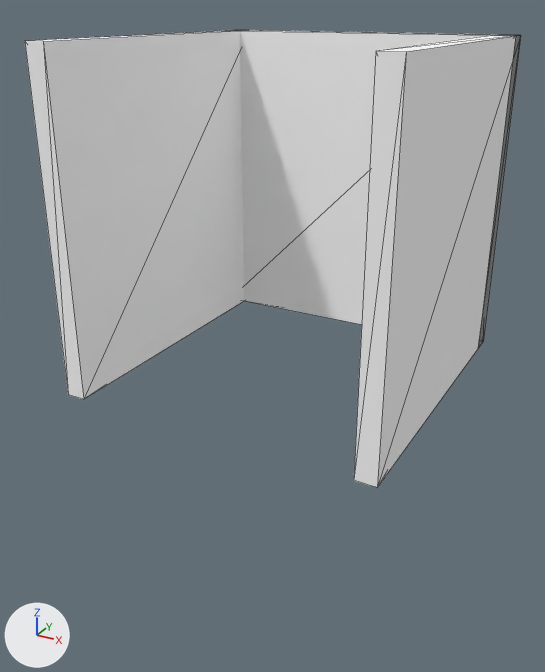
An edit to the glTF model source/models/models/steam/steam_firebox.gltf, drawn before and after from the same camera.
The view is the same before and after, from a 50 mm camera at (10.21, -19.8, 10.83) aimed at (-0.27, -0.75, 1.31). Arrows for +X, +Y and +Z are at lower left; the lights stay in place. Mesh edges are drawn as thin lines. Where no turn or scale is listed for an object, it has been applied to the vertices. Vertices at the same position are counted once.
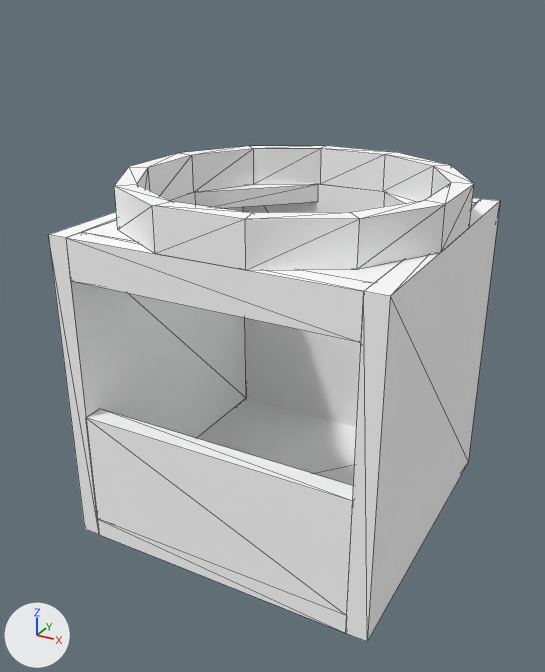
Edits to the bpy script that builds the scene:
```text
Change me_mesh_0:
    used by ob_cube; location = (0.0, 0.0, 0.0)
    remove me_mesh_0.from_pydata(...)  # 8 vertices, 12 faces; spans x 4.38..5.0, y -5.0..5.0, z 0.0..10.0
    add me_mesh_0.from_pydata(...)  # 105 vertices, 200 faces; spans x 4.38..14.38, y -5.0..5.0, z 0.0..11.25
    me_mesh_0 part 1: a new loose piece of 48 vertices spanning x 4.38..14.38, y -5.0..5.0, z 10.0..11.25, in mat_material_0 (white #ffffff)
    me_mesh_0 part 2
    12 faces are deleted
    49 vertices are added at x 5.0..14.38, y -5.0..5.0, z 0.0..10.0
    104 new faces join them
Change ob_cube:
    ob_cube.location: (0.0, 0.0, 0.0) -> (-9.38, 0.0, -5.0)
Remove ob_cube_001:
    ob_cube_001 = bpy.data.objects.new('cube.001', me_mesh_1)
    ob_cube_001.location = (-9.38, 0.0, 0.0)
Remove ob_cube_002:
    ob_cube_002 = bpy.data.objects.new('cube.002', me_mesh_2)
    ob_cube_002.location = (0.0, 9.38, 0.0)
```

Where the change shows, as pixel boxes (x1, y1, x2, y2) in the pictures (545 x 672 px):
'cube', reshaped, moved (169% wider, 9% taller)
    before: (354, 35, 521, 488)
    after: (49, 145, 500, 641)
'cube.001', deleted
    before: (25, 30, 244, 399)
'cube.002', deleted
    before: (232, 30, 499, 348)
part 1 of me_mesh_0, added
    after: (114, 145, 474, 270)
part 2 of me_mesh_0, built on
    before: (354, 35, 521, 488)
    after: (49, 184, 500, 641)
